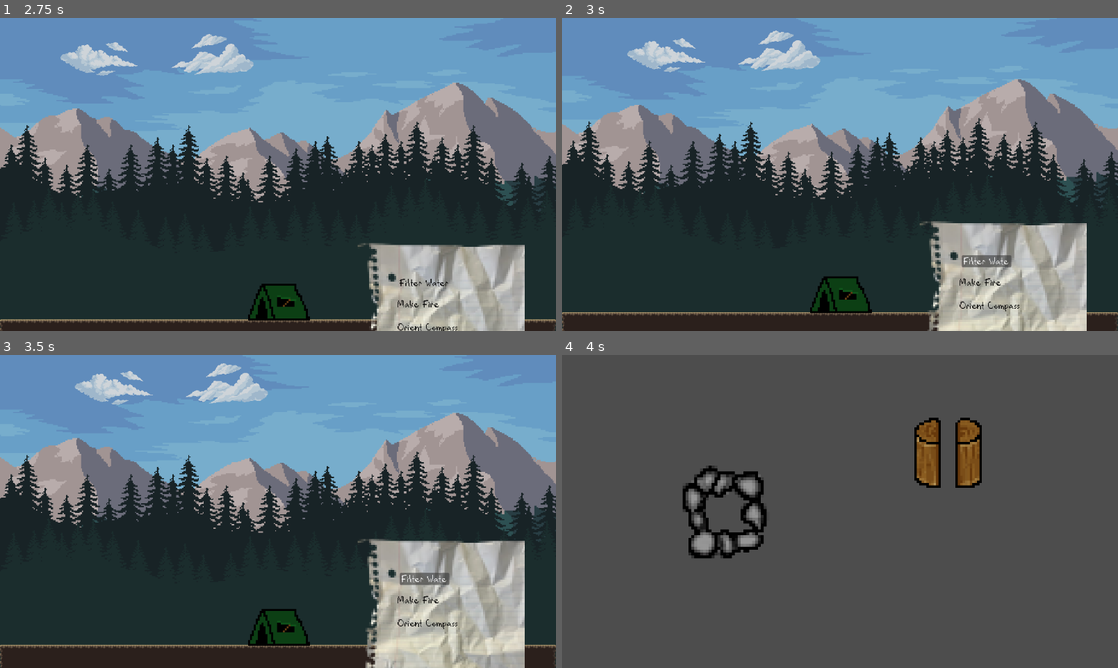
Above: before the commit, frames 1-4 (two rows, left to right).
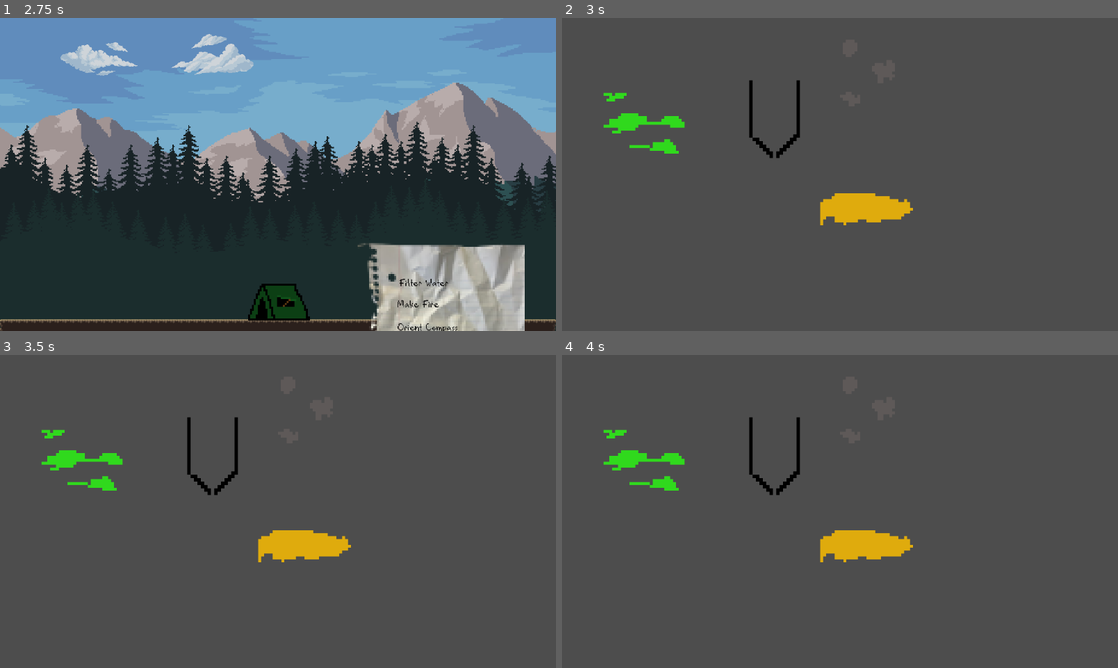
Above: after the commit, the same moments.

Repository: BenjaminWootten/Henhacks-2024
Game: Godot game, scene res://assets/UI/MainMenu.tscn
Same seed, same stepped clock (60 frames per second), same inputs: the game is played once before the commit and once after it.
Inputs (mouse positions are in pixels of both pictures, inside the frame that each line leads up to):
- Up to frame 1 (2.75 s): click "Start" at 0.5 s; move the mouse to (400, 158) at 1.27 s; press the mouse at (400, 158) at 1.28 s; hold Right (right) 1.28-2 s; release the mouse at (400, 158) at 2 s; drag from (166, 190) to (250, 237) at 2.02 s
- Up to frame 2 (3 s): click "Filter Water" at 2.75 s
- Up to frame 3 (3.5 s): no input
- Up to frame 4 (4 s): click (979, 599) at 3.5 s, where only the run before the commit has a clickable "Make Fire"

Frame 1 is identical in both runs. In frame 2, 99% of the frame differs, in the area x 0-100%, y 0-100%; in frame 3, 99%; in frame 4, 6.6%.

Commit message:
scene changer notepad

Diff:
--- a/assets/UI/FireButton.gd
+++ /dev/null
@@ -1,16 +0,0 @@
-extends Button
-
-
-# Called when the node enters the scene tree for the first time.
-func _ready():
-	pass # Replace with function body.
-
-
-# Called every frame. 'delta' is the elapsed time since the previous frame.
-func _process(delta):
-	pass
-
-
-func _on_pressed():
-	get_tree().change_scene_to_file("res://minigames/FireGame.tscn")
-	pass # Replace with function body.
--- a/assets/UI/LevelSelect.tscn
+++ b/assets/UI/LevelSelect.tscn
@@ -3,8 +3,8 @@
 [ext_resource type="Texture2D" uid="uid://v3535ehhmcla" path="res://assets/tiles/Untitled.png" id="1_lmxsb"]
 [ext_resource type="Texture2D" uid="uid://bpxo6ivcc1h8v" path="res://assets/campsite/tent_dark.png" id="2_oxg0d"]
 [ext_resource type="Texture2D" uid="uid://m8atkcui0vp1" path="res://assets/UI/notepad.png" id="3_25rel"]
+[ext_resource type="Script" path="res://assets/UI/Notepad.gd" id="4_ooibg"]
 [ext_resource type="FontFile" uid="uid://dkh5qd2vbmivp" path="res://assets/UI/Notepen.ttf" id="4_srkwc"]
-[ext_resource type="Script" path="res://assets/UI/FireButton.gd" id="5_0ipbf"]
 
 [sub_resource type="TileSetAtlasSource" id="TileSetAtlasSource_o8erh"]
 texture = ExtResource("1_lmxsb")
@@ -48,8 +48,9 @@
 position = Vector2(914, 323)
 scale = Vector2(0.8, 0.8)
 texture = ExtResource("3_25rel")
+script = ExtResource("4_ooibg")
 
-[node name="Button" type="Button" parent="Notepad"]
+[node name="WaterButton" type="Button" parent="Notepad"]
 offset_left = -107.5
 offset_top = -186.25
 offset_right = 20.5
@@ -98,9 +99,8 @@
 theme_override_styles/disabled = SubResource("StyleBoxEmpty_ebknh")
 theme_override_styles/focus = SubResource("StyleBoxEmpty_ebknh")
 text = "Make Fire"
-script = ExtResource("5_0ipbf")
 
-[node name="Button3" type="Button" parent="Notepad"]
+[node name="CompassButton" type="Button" parent="Notepad"]
 offset_left = -112.5
 offset_top = -71.25
 offset_right = 43.5
@@ -125,4 +125,6 @@
 theme_override_styles/focus = SubResource("StyleBoxEmpty_ebknh")
 text = "Orient Compass"
 
-[connection signal="pressed" from="Notepad/FireButton" to="Notepad/FireButton" method="_on_pressed"]
+[connection signal="pressed" from="Notepad/WaterButton" to="Notepad" method="_on_water_button_pressed"]
+[connection signal="pressed" from="Notepad/FireButton" to="Notepad" method="_on_fire_button_pressed"]
+[connection signal="pressed" from="Notepad/CompassButton" to="Notepad" method="_on_compass_button_pressed"]
--- /dev/null
+++ b/assets/UI/Notepad.gd
@@ -0,0 +1,26 @@
+extends Sprite2D
+
+
+# Called when the node enters the scene tree for the first time.
+func _ready():
+	pass # Replace with function body.
+
+
+# Called every frame. 'delta' is the elapsed time since the previous frame.
+func _process(delta):
+	pass
+
+
+func _on_water_button_pressed():
+	get_tree().change_scene_to_file("res://minigames/waterPurifier.tscn")
+	pass # Replace with function body.
+
+
+func _on_fire_button_pressed():
+	get_tree().change_scene_to_file("res://minigames/FireGame.tscn")
+	pass # Replace with function body.
+
+
+func _on_compass_button_pressed():
+	get_tree().change_scene_to_file("res://minigames/compass_scene.tscn")
+	pass # Replace with function body.
--- a/minigames/FireGame.tscn
+++ b/minigames/FireGame.tscn
@@ -6,9 +6,6 @@
 [ext_resource type="Texture2D" uid="uid://b434tjjb2jnwa" path="res://assets/minigames/fire/rock1.png" id="4_6a56n"]
 [ext_resource type="Texture2D" uid="uid://bl0uvuxsft1i4" path="res://assets/minigames/fire/rock2.png" id="5_k12cm"]
 [ext_resource type="Texture2D" uid="uid://dsat7xljll0oj" path="res://assets/minigames/fire/rock3.png" id="6_ucbqs"]
-
-[sub_resource type="RectangleShape2D" id="RectangleShape2D_0i7w0"]
-size = Vector2(140, 145)
 
 [sub_resource type="SpriteFrames" id="SpriteFrames_82cm6"]
 animations = [{
@@ -33,17 +30,10 @@
 [sub_resource type="CircleShape2D" id="CircleShape2D_scexj"]
 radius = 91.1373
 
+[sub_resource type="RectangleShape2D" id="RectangleShape2D_0i7w0"]
+size = Vector2(140, 145)
+
 [node name="Node2D" type="Node2D"]
-
-[node name="draggable_object" parent="." instance=ExtResource("1_ppbyw")]
-position = Vector2(800, 200)
-
-[node name="Sprite2D" type="Sprite2D" parent="draggable_object"]
-scale = Vector2(5, 5)
-texture = ExtResource("2_ojy2e")
-
-[node name="CollisionShape2D" type="CollisionShape2D" parent="draggable_object"]
-shape = SubResource("RectangleShape2D_0i7w0")
 
 [node name="StaticBody2D" type="StaticBody2D" parent="."]
 position = Vector2(23, 31)
@@ -56,3 +46,13 @@
 [node name="CollisionShape2D" type="CollisionShape2D" parent="StaticBody2D"]
 position = Vector2(314, 298)
 shape = SubResource("CircleShape2D_scexj")
+
+[node name="draggable_object" parent="." instance=ExtResource("1_ppbyw")]
+position = Vector2(800, 200)
+
+[node name="Sprite2D" type="Sprite2D" parent="draggable_object"]
+scale = Vector2(5, 5)
+texture = ExtResource("2_ojy2e")
+
+[node name="CollisionShape2D" type="CollisionShape2D" parent="draggable_object"]
+shape = SubResource("RectangleShape2D_0i7w0")
